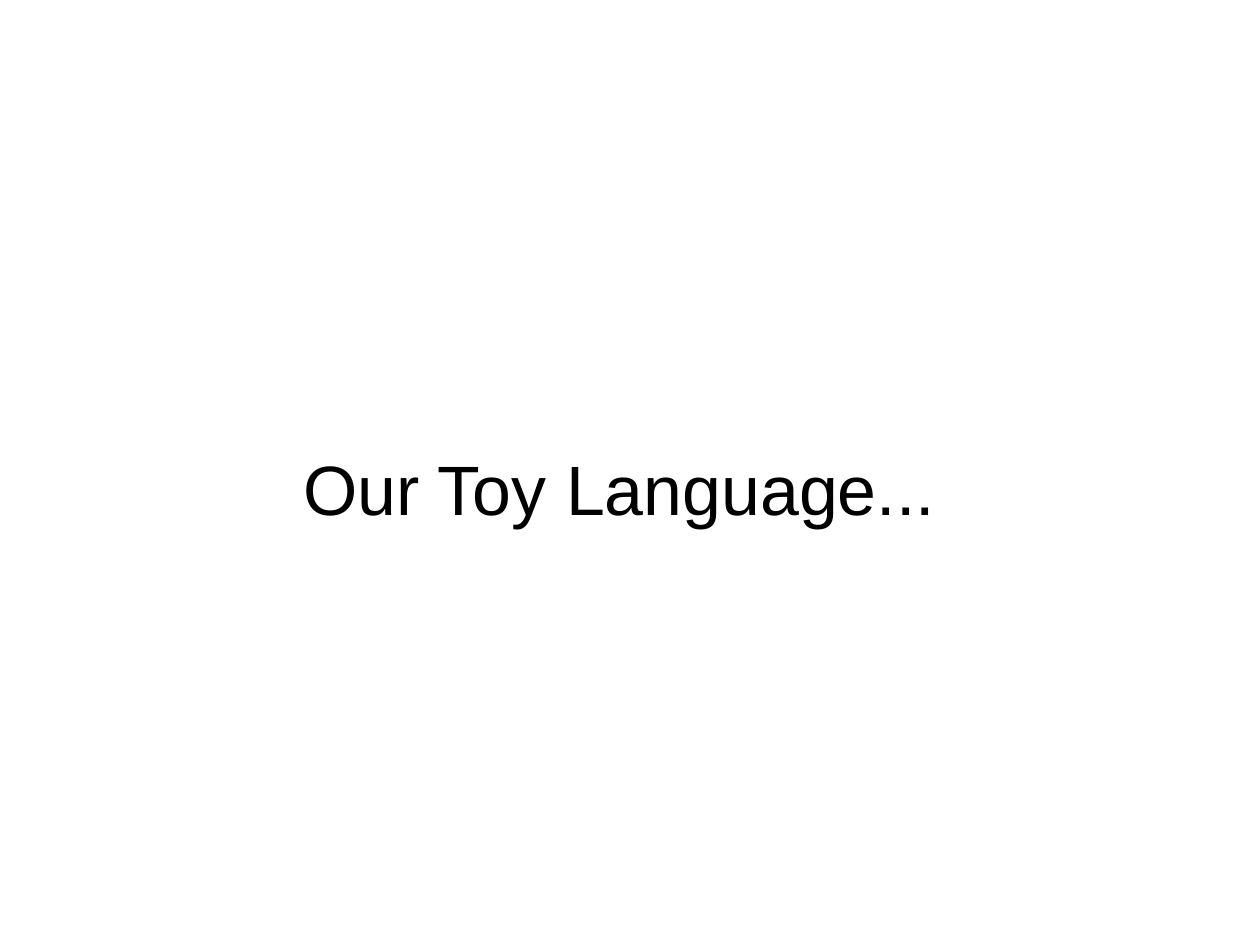
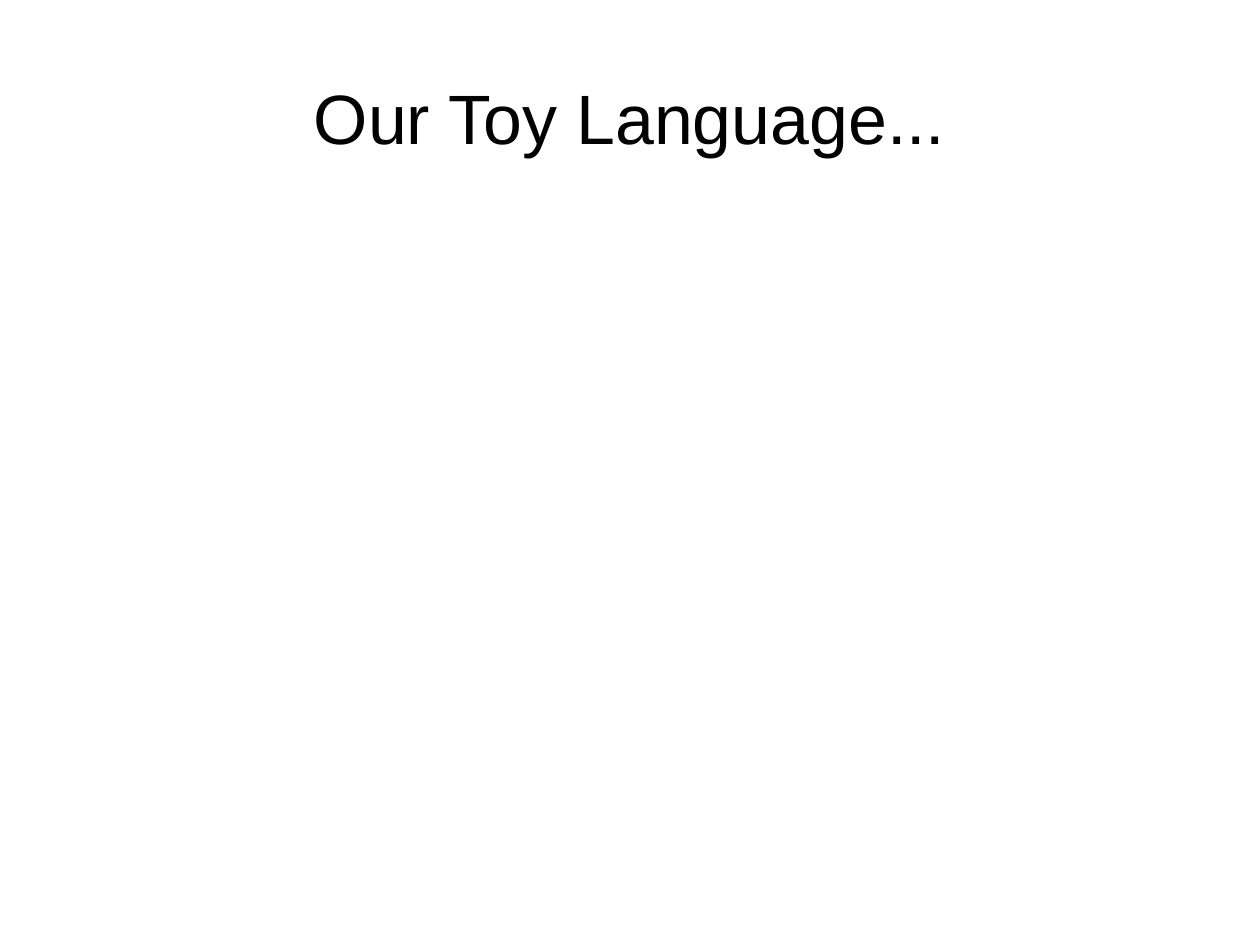
Before and after one commit to dcsommer/CS240H-Final-Project, a slide deck: slide 4 of demo.odp. Drawn at 1260x945 pixels with LibreOffice and Linux fonts; fonts in the diff are those of the drawing. Boxes give left, top, right and bottom in pixels: in the first picture for what was removed or moved away, otherwise in the second. Text is boxed around its words. In the diff, an @@ line names an element or a change of style, - is before the commit and + after.

```diff
--- a/demo.odp
+++ b/demo.odp
@@ title "Our Toy Language...": place and size @@
-title "Our Toy Language..." at (303, 466, 935, 529)
+title "Our Toy Language..." at (314, 95, 945, 157)
```
Also in this commit, not shown: 1 other slide changed, 4 slides added, 2 slides removed.
